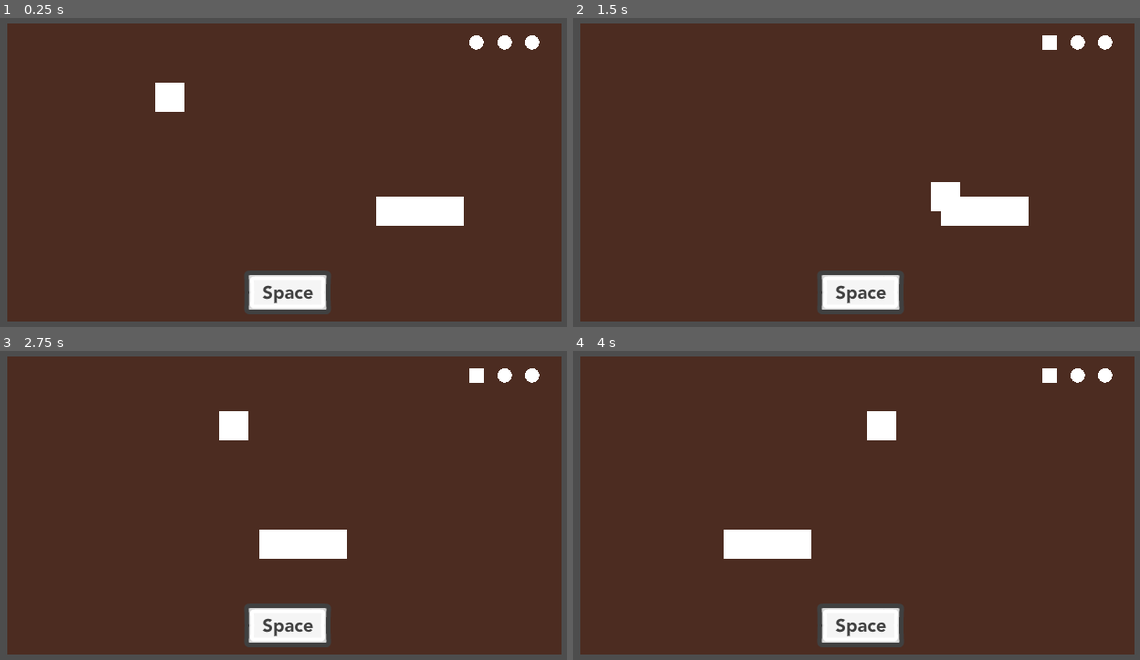
Above: before the commit, frames 1-4 (two rows, left to right).
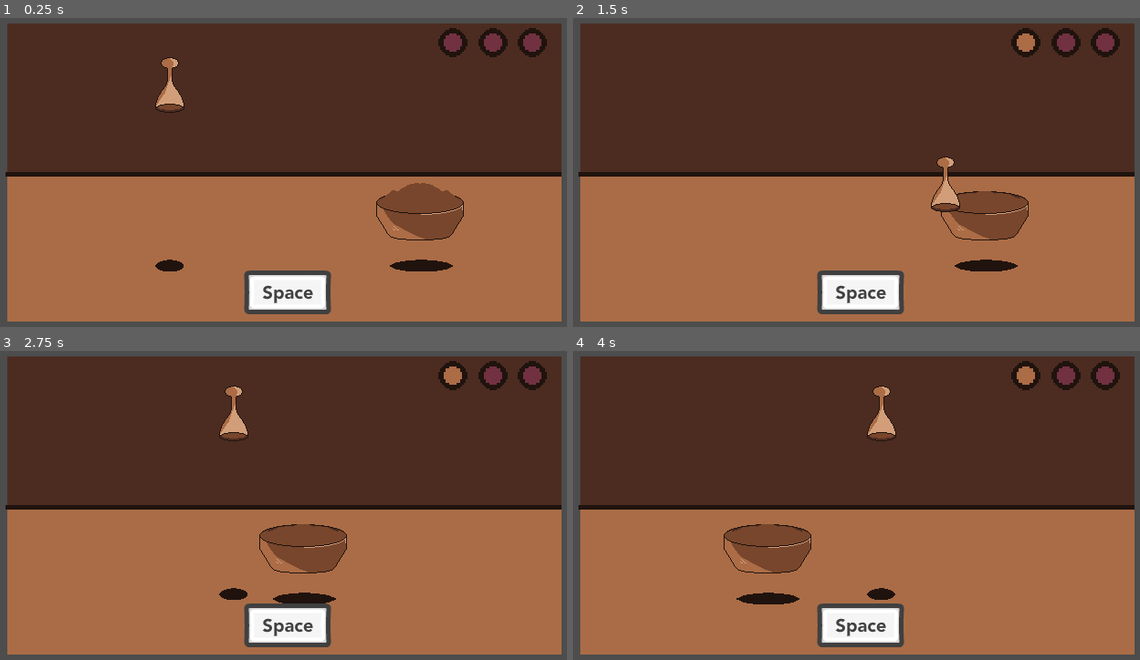
Above: after the commit, the same moments.

Repository: billbobphil/coffee-jam-2023
Game: Godot game, scene res://scenes/espresso_mini_game.tscn
Same seed, same stepped clock (60 frames per second), same inputs: the game is played once before the commit and once after it. This scene is started directly instead of the project's main scene.
Inputs (mouse positions are in pixels of both pictures, inside the frame that each line leads up to):
- Up to frame 1 (0.25 s): no input
- Up to frame 2 (1.5 s): move the mouse to (986, 157) at 0.52 s; hold D (move_right) 0.53-1.28 s; tap Tab (change_camera) at 0.6 s; move the mouse to (743, 191) at 1.27 s; hold S (move_down) from 1.28 s (still down); tap Space (dash) at 1.35 s
- Up to frame 3 (2.75 s): move the mouse to (345, 434) at 2.02 s; release S (move_down) at 2.03 s; hold D (move_right) from 2.03 s (still down); tap F (interact) at 2.1 s
- Up to frame 4 (4 s): move the mouse to (828, 573) at 2.77 s; release D (move_right) at 2.78 s; hold W (move_up) 2.78-3.53 s; tap Tab (change_camera) at 2.85 s; move the mouse to (1032, 558) at 3.52 s; hold A (move_left) from 3.53 s (still down); tap Space (dash) at 3.6 s

The runs differ from the first frame. In frame 1, 47% of the frame differs, in the area x 0-100%, y 3-99%; in frame 2, 46%; in frame 3, 47%; in frame 4, 47%.

Commit message:
Added art to the espresso minigame - need to add sound effects!

Diff:
--- a/scenes/espresso_mini_game.tscn
+++ b/scenes/espresso_mini_game.tscn
@@ -1,12 +1,18 @@
-[gd_scene load_steps=10 format=3 uid="uid://dr4tm5uks77a5"]
+[gd_scene load_steps=16 format=3 uid="uid://dr4tm5uks77a5"]
 
 [ext_resource type="Texture2D" uid="uid://caaemqq2ww1yi" path="res://art/32x32-cube.png" id="1_5647s"]
 [ext_resource type="Script" path="res://scripts/espresso_mini_game.gd" id="1_pdyxi"]
-[ext_resource type="Texture2D" uid="uid://cu55cg6jjtf7v" path="res://art/espresso-station-64x64.png" id="2_52f1y"]
+[ext_resource type="Texture2D" uid="uid://bf2q4tmqrcgcx" path="res://art/success_indicator_full.png" id="2_k0v1a"]
+[ext_resource type="Texture2D" uid="uid://c52xdkyugcme8" path="res://art/espresso-puck-half.png" id="3_1hmyn"]
 [ext_resource type="Script" path="res://scripts/EspressoPuck.gd" id="3_ujar6"]
 [ext_resource type="Script" path="res://scripts/EspressoPresser.gd" id="4_0dya8"]
+[ext_resource type="Texture2D" uid="uid://q6g0oxfej0lk" path="res://art/espresso-puck-full.png" id="4_2m25h"]
+[ext_resource type="Texture2D" uid="uid://ba2xun1c0f6x4" path="res://art/espresso-puck-done.png" id="4_rmd5q"]
 [ext_resource type="Texture2D" uid="uid://df3uxqwbc6ncl" path="res://art/32x32-circle.png" id="6_3woro"]
 [ext_resource type="Texture2D" uid="uid://cywl0jo8j6elu" path="res://art/Space_Key_Light.png" id="7_byje2"]
+[ext_resource type="Texture2D" uid="uid://bse0syiko5u75" path="res://art/success_indicator_empty.png" id="8_cpfim"]
+[ext_resource type="Texture2D" uid="uid://1jg1ulu5eeyp" path="res://art/espresso-presser.png" id="9_iljwa"]
+[ext_resource type="Texture2D" uid="uid://ba1g0ttfuwek7" path="res://art/coffee-station-64x64.png" id="12_jpa7h"]
 
 [sub_resource type="RectangleShape2D" id="RectangleShape2D_24vq6"]
 size = Vector2(88, 36)
@@ -16,7 +22,9 @@
 
 [node name="EspressoMiniGame" type="Node2D"]
 script = ExtResource("1_pdyxi")
-successSprite = ExtResource("1_5647s")
+successSprite = ExtResource("2_k0v1a")
+espressoPuckHalfSprite = ExtResource("3_1hmyn")
+espressoPuckDoneSprite = ExtResource("4_rmd5q")
 
 [node name="Backdrop" type="Sprite2D" parent="."]
 modulate = Color(0.296875, 0.171875, 0.128906, 1)
@@ -24,9 +32,17 @@
 scale = Vector2(18.9688, 10.2188)
 texture = ExtResource("1_5647s")
 
-[node name="palette-reference" type="Sprite2D" parent="."]
-position = Vector2(-43, 279)
-texture = ExtResource("2_52f1y")
+[node name="Backdrop2" type="Sprite2D" parent="."]
+modulate = Color(0.667969, 0.421875, 0.273438, 1)
+position = Vector2(318.5, 261.5)
+scale = Vector2(18.9688, 4.96877)
+texture = ExtResource("1_5647s")
+
+[node name="Backdrop3" type="Sprite2D" parent="."]
+modulate = Color(0.125, 0.0742188, 0.0546875, 1)
+position = Vector2(317.75, 180)
+scale = Vector2(19.0469, 0.15625)
+texture = ExtResource("1_5647s")
 
 [node name="EspressoPuck" type="Node2D" parent="."]
 position = Vector2(440, 220)
@@ -36,14 +52,19 @@
 rightBound = 520
 
 [node name="Sprite2D" type="Sprite2D" parent="EspressoPuck"]
-scale = Vector2(3, 1)
-texture = ExtResource("1_5647s")
+texture = ExtResource("4_2m25h")
 
 [node name="Area2D" type="Area2D" parent="EspressoPuck"]
 
 [node name="CollisionShape2D" type="CollisionShape2D" parent="EspressoPuck/Area2D"]
 position = Vector2(1, -8)
 shape = SubResource("RectangleShape2D_24vq6")
+
+[node name="Shadow" type="Sprite2D" parent="EspressoPuck"]
+modulate = Color(0.125, 0.0742188, 0.0546875, 1)
+position = Vector2(1, 60)
+scale = Vector2(2.15625, 0.40625)
+texture = ExtResource("6_3woro")
 
 [node name="EspressoPresser" type="Node2D" parent="."]
 position = Vector2(106, 95)
@@ -53,30 +74,41 @@
 rightBound = 520
 
 [node name="Sprite2D" type="Sprite2D" parent="EspressoPresser"]
-texture = ExtResource("1_5647s")
+position = Vector2(0, -15)
+texture = ExtResource("9_iljwa")
 
 [node name="EspressoPresserCollider" type="StaticBody2D" parent="EspressoPresser"]
 
 [node name="CollisionShape2D" type="CollisionShape2D" parent="EspressoPresser/EspressoPresserCollider"]
 shape = SubResource("RectangleShape2D_jmomd")
 
-[node name="SuccessIndicator_One" type="Sprite2D" parent="."]
-position = Vector2(529, 35)
-scale = Vector2(0.5, 0.5)
+[node name="Shadow" type="Sprite2D" parent="EspressoPresser"]
+modulate = Color(0.125, 0.0742188, 0.0546875, 1)
+position = Vector2(-0.499994, 185)
+scale = Vector2(0.96875, 0.40625)
 texture = ExtResource("6_3woro")
 
+[node name="SuccessIndicator_One" type="Sprite2D" parent="."]
+position = Vector2(503, 35)
+scale = Vector2(2, 2)
+texture = ExtResource("8_cpfim")
+
 [node name="SuccessIndicator_Two" type="Sprite2D" parent="."]
-position = Vector2(560, 35)
-scale = Vector2(0.5, 0.5)
-texture = ExtResource("6_3woro")
+position = Vector2(547, 35)
+scale = Vector2(2, 2)
+texture = ExtResource("8_cpfim")
 
 [node name="SuccessIndicator_Three" type="Sprite2D" parent="."]
 position = Vector2(590, 35)
-scale = Vector2(0.5, 0.5)
-texture = ExtResource("6_3woro")
+scale = Vector2(2, 2)
+texture = ExtResource("8_cpfim")
 
 [node name="SpaceKeyLight" type="Sprite2D" parent="."]
 position = Vector2(322, 309)
 texture = ExtResource("7_byje2")
 
+[node name="Coffee-station-64x64" type="Sprite2D" parent="."]
+position = Vector2(-102, 254)
+texture = ExtResource("12_jpa7h")
+
 [connection signal="body_entered" from="EspressoPuck/Area2D" to="." method="_on_area_2d_body_entered"]
--- a/scripts/espresso_mini_game.gd
+++ b/scripts/espresso_mini_game.gd
@@ -2,6 +2,9 @@
 
 @export var successSprite : Texture;
 var numberOfSuccesses : int = 0;
+
+@export var espressoPuckHalfSprite : Texture;
+@export var espressoPuckDoneSprite : Texture;
 
 signal espresso_mini_game_completed;
 
@@ -17,7 +20,9 @@
 	print("Updating");
 	if(numberOfSuccesses == 1):
 		$SuccessIndicator_One.texture = successSprite;
+		get_node("EspressoPuck/Sprite2D").texture = espressoPuckHalfSprite;
 	elif(numberOfSuccesses == 2):
 		$SuccessIndicator_Two.texture = successSprite;
+		get_node("EspressoPuck/Sprite2D").texture = espressoPuckDoneSprite;
 	elif(numberOfSuccesses == 3):
 		$SuccessIndicator_Three.texture = successSprite;
Binary file added: art/espresso-presser.png
Not shown, added: art/espresso-presser.png.import
Binary file added: art/espresso-puck-done.png
Not shown, added: art/espresso-puck-done.png.import
Binary file added: art/espresso-puck-full.png
Not shown, added: art/espresso-puck-full.png.import
Binary file added: art/espresso-puck-half.png
Not shown, added: art/espresso-puck-half.png.import
Binary file added: art/success_indicator_empty.png
Not shown, added: art/success_indicator_empty.png.import
Binary file added: art/success_indicator_full.png
Not shown, added: art/success_indicator_full.png.import
